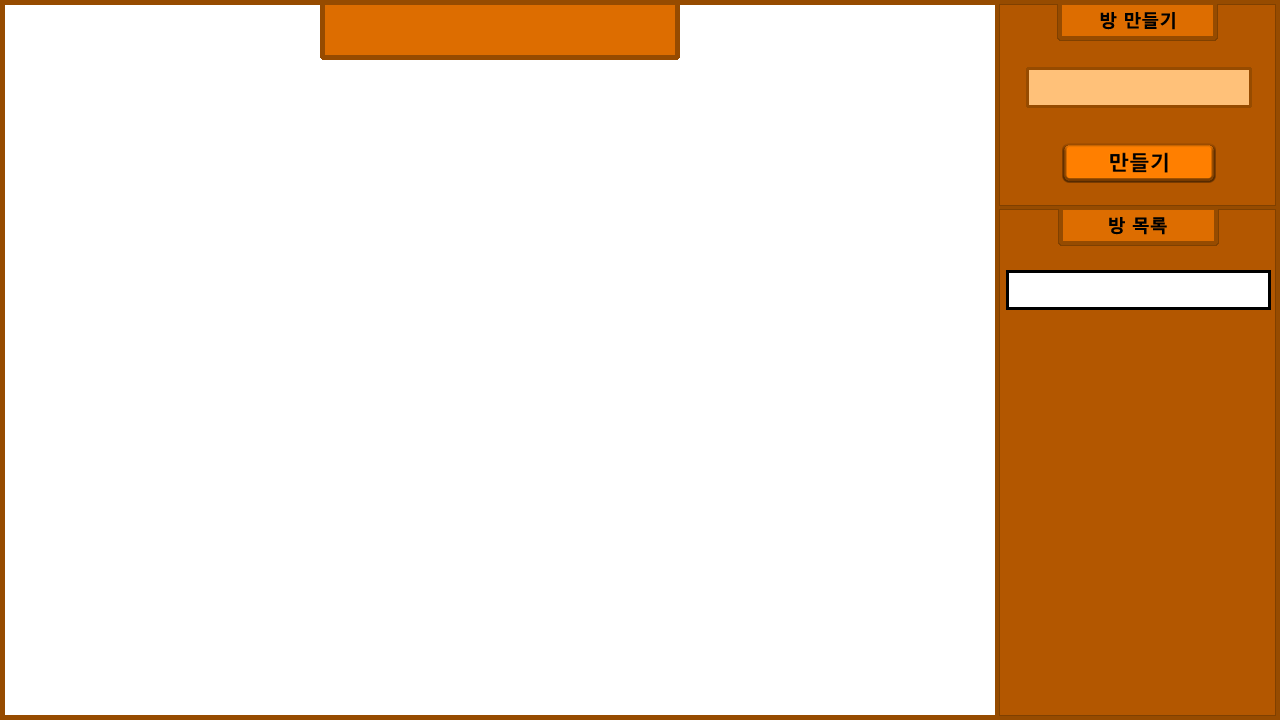
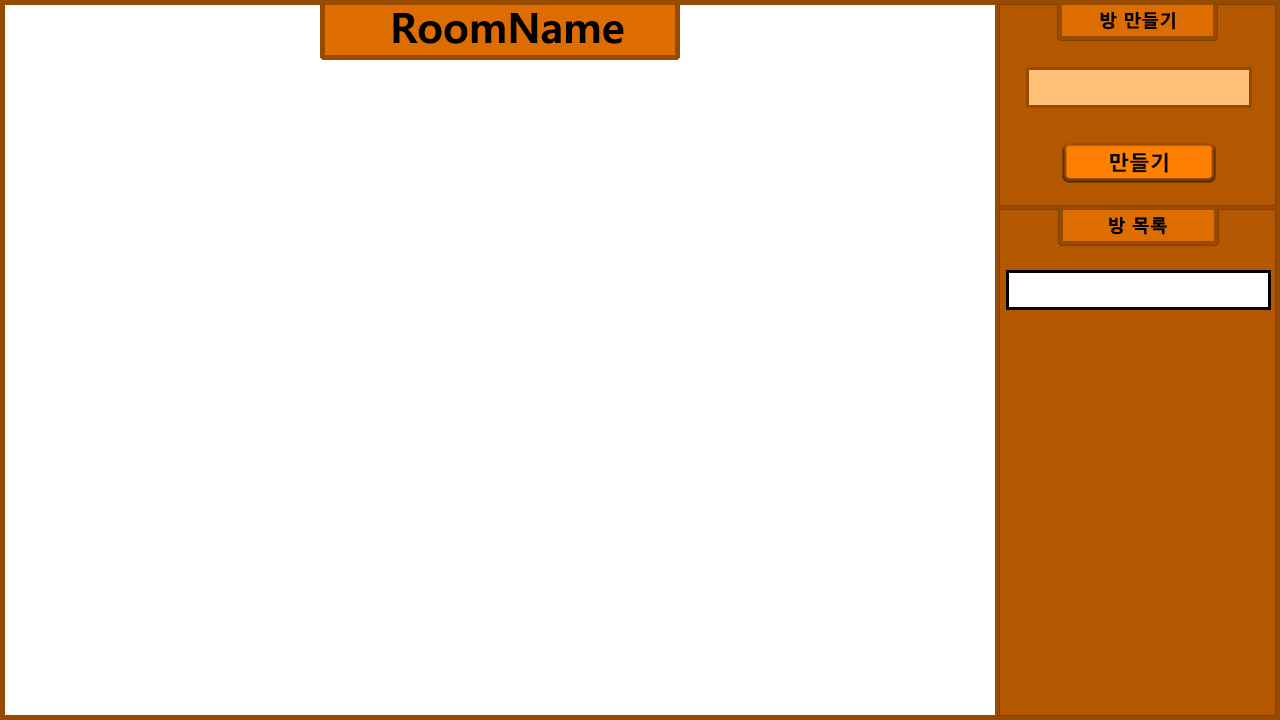
Layer changes from the first w=1280, h=720 image to the second:
added layer "RoomName" above "레이어 6" over [393, 13, 624, 44]
